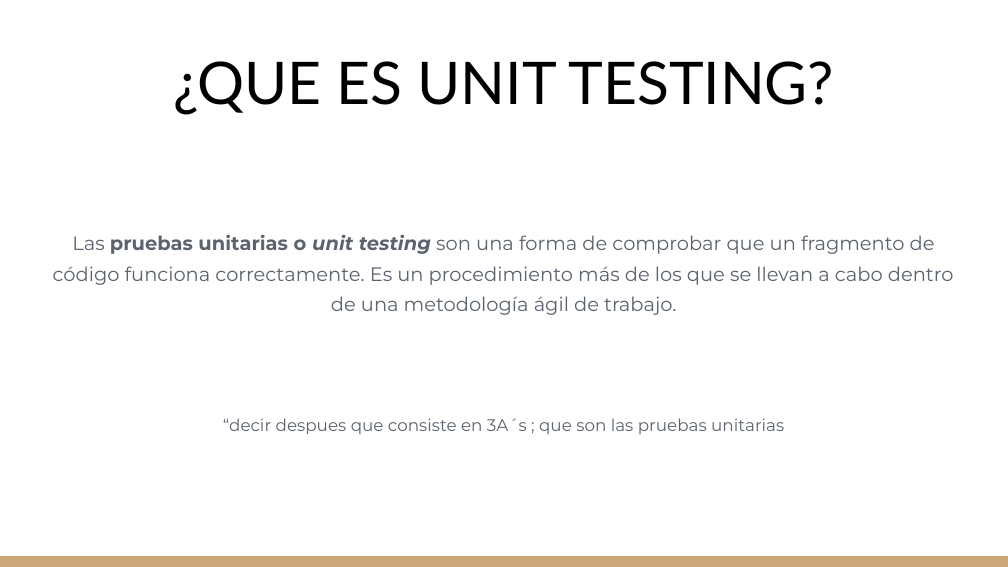
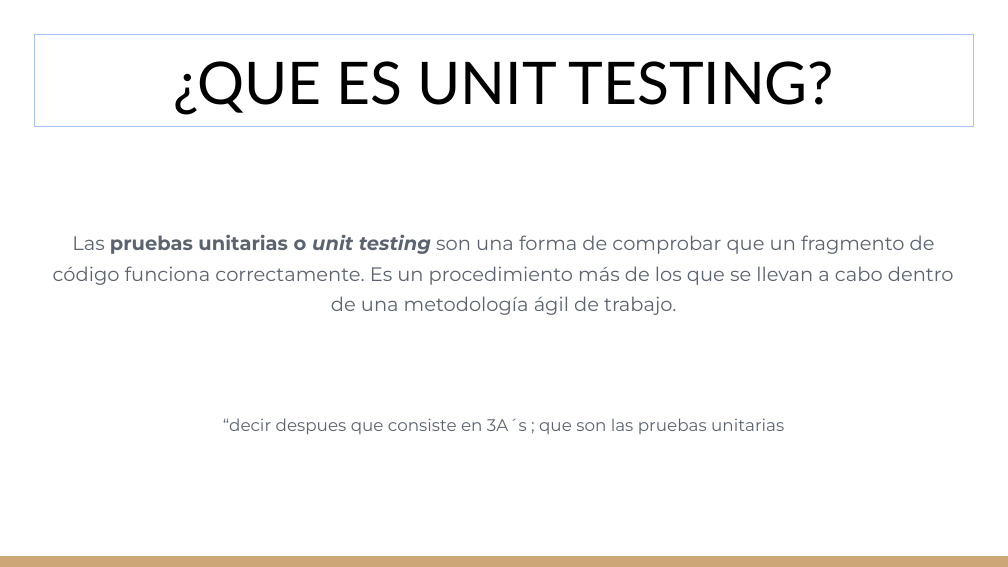
Before and after one commit to gitgamba/.Net-Grupo8, a slide deck: slide 3 of TPS/Unit Testing.pptx (slide 2 before the commit). Drawn at 1008x567 pixels with LibreOffice and Linux fonts; fonts in the diff are those of the drawing. Boxes give left, top, right and bottom in pixels: in the first picture for what was removed or moved away, otherwise in the second. Text is boxed around its words. In the diff, an @@ line names an element or a change of style, - is before the commit and + after.

```diff
--- a/TPS/Unit Testing.pptx
+++ b/TPS/Unit Testing.pptx
@@ title "¿QUE ES UNIT TESTING?": place and size @@
-title "¿QUE ES UNIT TESTING?" at (173, 61, 835, 115)
+title "¿QUE ES UNIT TESTING?" at (34, 35, 974, 127)
@@ title "¿QUE ES UNIT TESTING?" at (34, 35, 974, 127): outline none to #A4C2F4 0.75 pt @@
```
Also in this commit, not shown: 4 other slides changed, 4 slides added, 1 other file.
